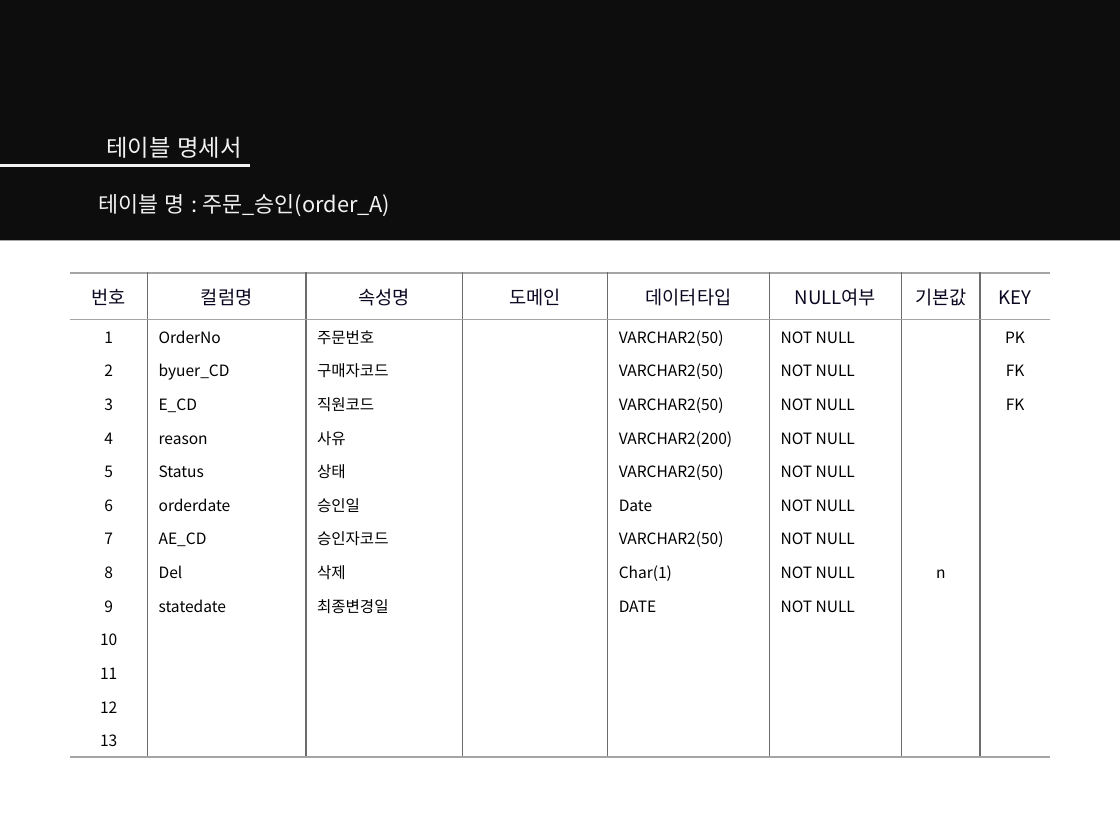
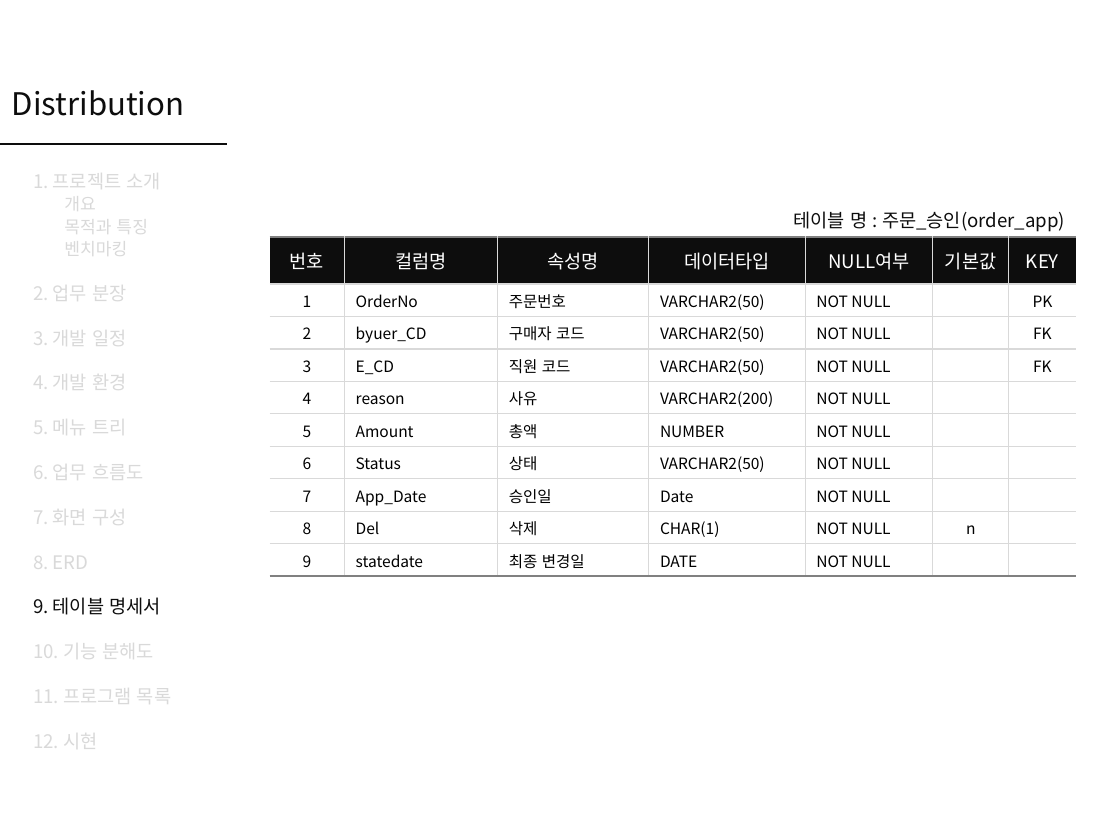
Before and after one commit to Peh9397/Distribution, a slide deck: slide 23 of Distribution.pptx (slide 26 before the commit). Drawn at 1120x840 pixels with LibreOffice and Linux fonts; fonts in the diff are those of the drawing. Boxes give left, top, right and bottom in pixels: in the first picture for what was removed or moved away, otherwise in the second. Text is boxed around its words. In the diff, an @@ line names an element or a change of style, - is before the commit and + after.

Commit message:
발표ppt 전체파일 업로드 2주차 발표자료 정리까지 완료된 상태

```diff
--- a/Distribution.pptx
+++ b/Distribution.pptx
@@ rectangle removed at box(0, 0, 1120, 241) @@
@@ text added at box(12, 90, 185, 116), 20 pt, text #0D0D0D @@
+Distribution
@@ line moved from (0, 166) - (250, 166) to (0, 143) - (227, 143) @@
@@ line (0, 143) - (227, 143): stroke #F2F2F2 1.5 pt to #0D0D0D 1.5 pt @@
@@ text removed at box(106, 136, 241, 158) @@
-테이블 명세서
@@ text added at box(33, 167, 171, 754), 12 pt, text #D9D9D9 @@
+1. 프로젝트 소개
+개요
+목적과 특징
+벤치마킹
+2. 업무 분장
+3. 개발 일정
+4. 개발 환경
+5. 메뉴 트리
+6. 업무 흐름도
+7. 화면 구성
+8. ERD
+9. 테이블 명세서
+10. 기능 분해도
+11. 프로그램 목록
+12. 시현
@@ table at box(270, 237, 1077, 577) @@
-번호 | 컬럼명 | 속성명 | 도메인 | 데이터타입 | NULL여부 | 기본값 | KEY
-1 | OrderNo | 주문번호 |  | VARCHAR2(50) | NOT NULL |  | PK
-2 | byuer_CD | 구매자코드 |  | VARCHAR2(50) | NOT NULL |  | FK
-3 | E_CD | 직원코드 |  | VARCHAR2(50) | NOT NULL |  | FK
-4 | reason | 사유 |  | VARCHAR2(200) | NOT NULL |  | 
-5 | Status | 상태 |  | VARCHAR2(50) | NOT NULL |  | 
-6 | orderdate | 승인일 |  | Date | NOT NULL |  | 
-7 | AE_CD | 승인자코드 |  | VARCHAR2(50) | NOT NULL |  | 
-8 | Del | 삭제 |  | Char(1) | NOT NULL | n | 
-9 | statedate | 최종변경일 |  | DATE | NOT NULL |  | 
-10 |  |  |  |  |  |  | 
-11 |  |  |  |  |  |  | 
-12 |  |  |  |  |  |  | 
-13 |  |  |  |  |  |  | 
+번호 | 컬럼명 | 속성명 | 데이터타입 | NULL여부 | 기본값 | KEY
+1 | OrderNo | 주문번호 | VARCHAR2(50) | NOT NULL |  | PK
+2 | byuer_CD | 구매자 코드 | VARCHAR2(50) | NOT NULL |  | FK
+3 | E_CD | 직원 코드 | VARCHAR2(50) | NOT NULL |  | FK
+4 | reason | 사유 | VARCHAR2(200) | NOT NULL |  | 
+5 | Amount | 총액 | NUMBER | NOT NULL |  | 
+6 | Status | 상태 | VARCHAR2(50) | NOT NULL |  | 
+7 | App_Date | 승인일 | Date | NOT NULL |  | 
+8 | Del | 삭제 | CHAR(1) | NOT NULL | n | 
+9 | statedate | 최종 변경일 | DATE | NOT NULL |  | 
@@ table: place and size @@
-table at box(69, 273, 1051, 750)
+table at box(270, 237, 1077, 577)
@@ text at box(793, 211, 1065, 232): text changed; size 14 to 12 pt; text colour #F2F2F2 to #0D0D0D @@
-테이블 명 : 주문_승인(order_A)
+테이블 명 : 주문_승인(order_app)
```
Also in this commit, not shown: 14 other slides changed, 2 slides removed.
